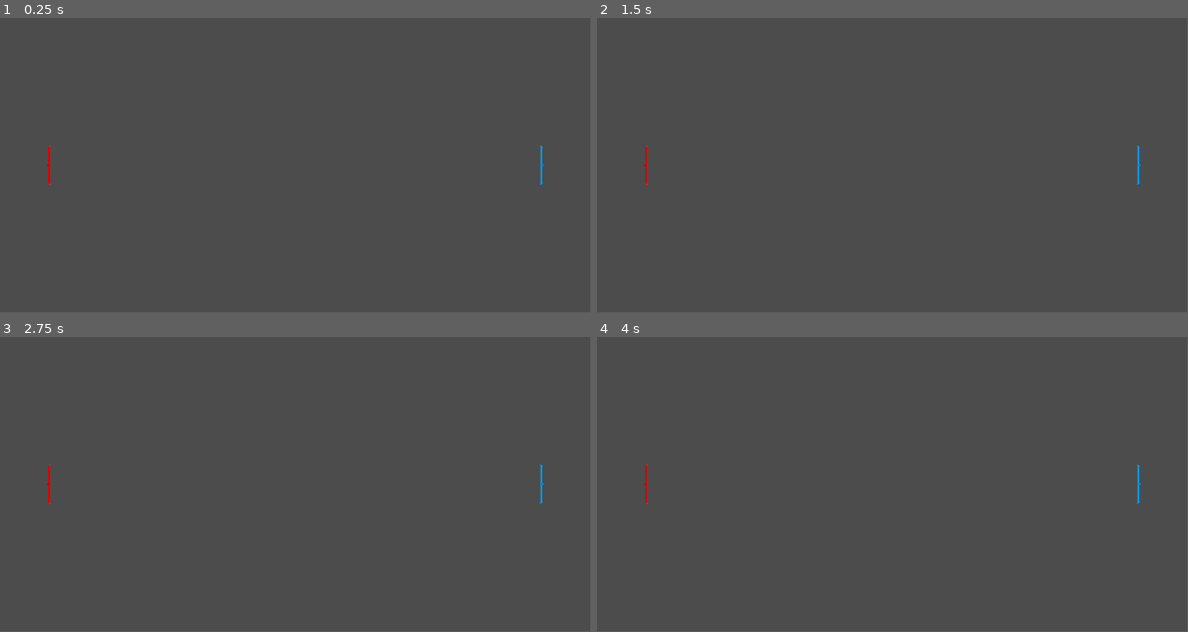
Above: before the commit, frames 1-4 (two rows, left to right).
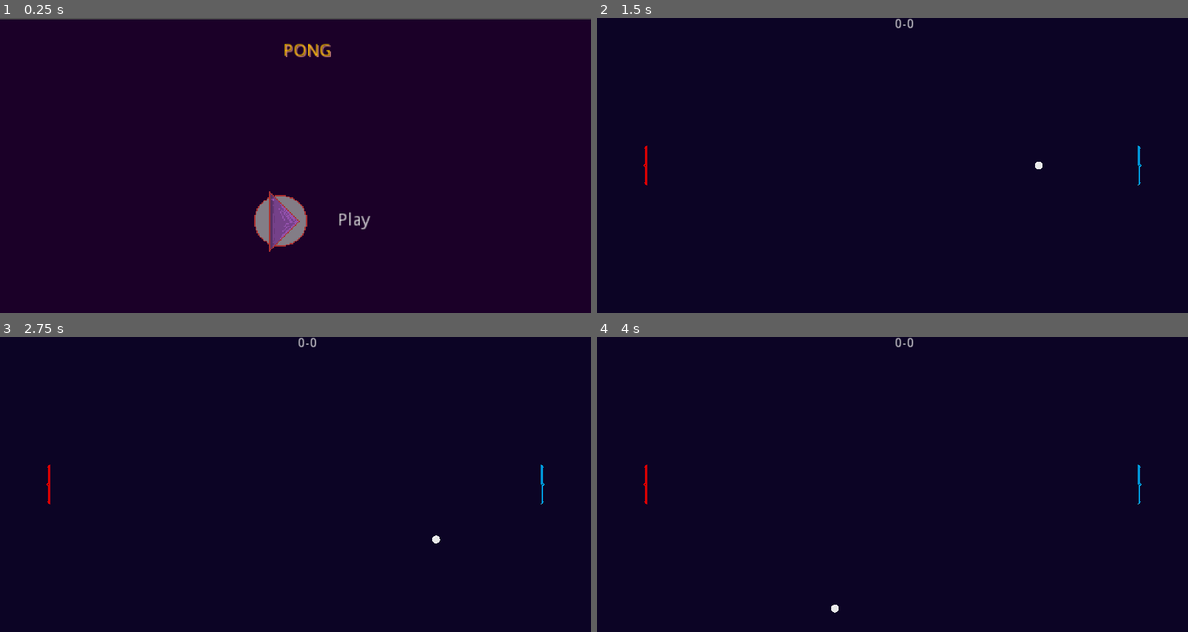
Above: after the commit, the same moments.

Repository: AngeloGi/Godot-Pong
Game: Godot game, scene res://MainMenu.tscn
The game is run twice, just before and just after one commit, with the same random seed, the same clock (stepped at 60 frames per second) and the same inputs. Before the commit the project starts from res://GameScreen.tscn.
Inputs (mouse positions are in pixels of both pictures, inside the frame that each line leads up to):
- Up to frame 1 (0.25 s): no input
- Up to frame 2 (1.5 s): click (910, 221) at 0.5 s, where only the run after the commit has a clickable "Play"; move the mouse to (1022, 150) at 1.27 s
- Up to frame 3 (2.75 s): tap Enter at 2 s; move the mouse to (177, 499) at 2.02 s
- Up to frame 4 (4 s): move the mouse to (951, 419) at 2.77 s; move the mouse to (862, 543) at 3.52 s
In our replay, the window is 799x399 before the commit and 800x400 after it. These sizes can differ from the game's own. Grey fills any space a smaller window leaves; there, only what the larger window draws over its background counts as a difference.

The runs differ from the first frame. In frame 1, 99% of the frame differs, in the area x 0-100%, y 0-100%; in frame 2, 100%; in frame 3, 100%; in frame 4, 100%.

Commit message:
Added ball and score

Diff:
--- /dev/null
+++ b/Project/Ball.gd
@@ -0,0 +1,58 @@
+extends KinematicBody2D
+
+var vec2d_Velocity = Vector2()
+var vec2d_VelocityNormal
+var bool_BallStartingSide = 1
+var object_Moving = null
+var justScored = false
+
+func _ready():
+	pass
+
+func _init():
+	spawnLocation()
+	startingSide()
+	vec2d_VelocityNormal = vec2d_Velocity.normalized() * 250
+	justScored = false
+
+func _physics_process(delta):
+	object_Moving = move_and_collide(vec2d_VelocityNormal * delta)
+	if object_Moving:
+		vec2d_VelocityNormal = vec2d_VelocityNormal.bounce(object_Moving.normal)
+		if vec2d_VelocityNormal.x < 800:
+			vec2d_VelocityNormal.x *= 1.03
+
+	if position.x < 0:
+		if !justScored:
+			justScored = true
+			yield(get_tree().create_timer(2),"timeout")
+			get_parent().increasePlayerScore(0)
+			vec2d_VelocityNormal.x = 0
+			vec2d_VelocityNormal.y = 0
+			object_Moving = null
+			vec2d_Velocity = Vector2()
+			_init()
+
+	if position.x > 960:
+		if !justScored:
+			justScored = true
+			yield(get_tree().create_timer(2),"timeout")
+			get_parent().increasePlayerScore(1)
+			vec2d_VelocityNormal.x = 0
+			vec2d_VelocityNormal.y = 0
+			object_Moving = null
+			vec2d_Velocity = Vector2()
+			_init()
+
+func spawnLocation (x = 480,y = 240): # starting position of the paddle
+	position.x = x
+	position.y = y
+
+func startingSide():
+	randomize()
+	bool_BallStartingSide = rand_range(0,1)
+	if bool_BallStartingSide <= 0.5:
+		bool_BallStartingSide = -1
+	else:
+		bool_BallStartingSide = 1
+	vec2d_Velocity.x = bool_BallStartingSide
--- /dev/null
+++ b/Project/Ball.tscn
@@ -0,0 +1,29 @@
+[gd_scene load_steps=4 format=2]
+
+[ext_resource path="res://Ball.gd" type="Script" id=1]
+[ext_resource path="res://Sprites/Ball.png" type="Texture" id=2]
+
+[sub_resource type="CircleShape2D" id=1]
+
+custom_solver_bias = 0.0
+radius = 10.0
+
+[node name="Ball" type="KinematicBody2D"]
+
+scale = Vector2( 0.2, 0.2 )
+input_pickable = false
+collision_layer = 1
+collision_mask = 1
+collision/safe_margin = 0.08
+script = ExtResource( 1 )
+_sections_unfolded = [ "Transform" ]
+
+[node name="PaddleSprite" type="Sprite" parent="." index="0"]
+
+texture = ExtResource( 2 )
+
+[node name="CollisionShape2D" type="CollisionShape2D" parent="." index="1"]
+
+scale = Vector2( 3.2, 3.2 )
+shape = SubResource( 1 )
+_sections_unfolded = [ "Transform" ]
--- a/Project/GameScreen.gd
+++ b/Project/GameScreen.gd
@@ -1,24 +1,35 @@
 extends Node
+
 var object_LeftPaddle = null
 var object_RightPaddle = null
+var object_Ball = null
+var int_LeftPlayerScore = 0
+var int_RightPlayerScore = 0
 
 func _ready():
 	object_LeftPaddle = load("res://Paddle.tscn").instance()
 	object_RightPaddle = load("res://Paddle.tscn").instance()
-
 	object_LeftPaddle.spawnLocation(80,240)
 	object_RightPaddle.spawnLocation(880,240)
-
 	object_LeftPaddle.setIsLeftPaddle(true)
 	object_RightPaddle.setIsLeftPaddle(false)
-
 	add_child(object_LeftPaddle)
 	add_child(object_RightPaddle)
 
-	pass
+	object_Ball = load("res://Ball.tscn").instance()
+	object_Ball.spawnLocation(480,240)
+	add_child(object_Ball)
 
 func _init():
 	pass
 
 func _process(delta):
 	pass
+
+func increasePlayerScore(player):
+	if player:
+		int_LeftPlayerScore += 1
+		$"Player Score".text = str(int_LeftPlayerScore) + "-" + str(int_RightPlayerScore)
+	else:
+		int_RightPlayerScore += 1
+		$"Player Score".text = str(int_LeftPlayerScore) + "-" + str(int_RightPlayerScore)
--- a/Project/GameScreen.tscn
+++ b/Project/GameScreen.tscn
@@ -1,7 +1,78 @@
-[gd_scene load_steps=2 format=2]
+[gd_scene load_steps=4 format=2]
 
 [ext_resource path="res://GameScreen.gd" type="Script" id=1]
 
-[node name="Node" type="Node"]
+[sub_resource type="RectangleShape2D" id=1]
+
+custom_solver_bias = 0.0
+extents = Vector2( 63.1585, 13.2739 )
+
+[sub_resource type="RectangleShape2D" id=2]
+
+custom_solver_bias = 0.0
+extents = Vector2( 300.114, 3.33514 )
+
+[node name="Node" type="Node" index="0"]
 
 script = ExtResource( 1 )
+
+[node name="StaticBody2D" type="StaticBody2D" parent="." index="0"]
+
+input_pickable = false
+collision_layer = 1
+collision_mask = 1
+constant_linear_velocity = Vector2( 0, 0 )
+constant_angular_velocity = 0.0
+friction = 1.0
+bounce = 0.0
+
+[node name="TopBouncer" type="CollisionShape2D" parent="StaticBody2D" index="0"]
+
+position = Vector2( 478.5, 0.3 )
+scale = Vector2( 7.56516, 0.25 )
+z_index = 1
+shape = SubResource( 1 )
+_sections_unfolded = [ "Transform" ]
+
+[node name="BottomBouncer" type="CollisionShape2D" parent="StaticBody2D" index="1"]
+
+position = Vector2( 479.473, 485.472 )
+scale = Vector2( 1.5764, 1 )
+shape = SubResource( 2 )
+
+[node name="GameBackground" type="ColorRect" parent="." index="1"]
+
+anchor_left = 0.0
+anchor_top = 0.0
+anchor_right = 1.0
+anchor_bottom = 1.0
+rect_pivot_offset = Vector2( 0, 0 )
+rect_clip_content = false
+mouse_filter = 0
+mouse_default_cursor_shape = 0
+size_flags_horizontal = 1
+size_flags_vertical = 1
+color = Color( 0.0491319, 0.017395, 0.148438, 1 )
+
+[node name="Player Score" type="Label" parent="." index="2"]
+
+anchor_left = 0.5
+anchor_top = 0.0
+anchor_right = 0.5
+anchor_bottom = 0.0
+margin_left = -40.0
+margin_right = 40.0
+margin_bottom = 48.0
+rect_scale = Vector2( 1.5, 1.5 )
+rect_pivot_offset = Vector2( 0, 0 )
+rect_clip_content = false
+mouse_filter = 2
+mouse_default_cursor_shape = 0
+size_flags_horizontal = 1
+size_flags_vertical = 4
+text = "0-0"
+align = 1
+percent_visible = 1.0
+lines_skipped = 0
+max_lines_visible = -1
+_sections_unfolded = [ "Rect" ]
--- a/Project/Paddle.gd
+++ b/Project/Paddle.gd
@@ -23,13 +23,25 @@
 	else:
 		$PaddleSprite.set_texture(texture_RightPaddle)
 		bool_IsLeftPaddle = false
+		self.rotate(3.1415)
 
 func _input(event):
 		if event is InputEventScreenDrag:
-			print(event.position.y)
 			if bool_IsLeftPaddle:
 				if event.position.x <= 480:
 					position.y = clamp(event.position.y,35,445)
 			else:
 				if event.position.x > 480:
 					position.y = clamp(event.position.y,35,445)
+
+func _on_BottomSpinnerArea_body_entered(body):
+	if bool_IsLeftPaddle:
+		body.vec2d_VelocityNormal.y = 130 + rand_range(-20,20)
+	else:
+		body.vec2d_VelocityNormal.y = -130 + rand_range(-20,20)
+
+func _on_TopSpinner_body_entered(body):
+	if bool_IsLeftPaddle:
+		body.vec2d_VelocityNormal.y = -130 + rand_range(-20,20)
+	else:
+		body.vec2d_VelocityNormal.y = 130 + rand_range(-20,20)
--- a/Project/Paddle.tscn
+++ b/Project/Paddle.tscn
@@ -6,22 +6,75 @@
 [sub_resource type="RectangleShape2D" id=1]
 
 custom_solver_bias = 0.0
-extents = Vector2( 10, 11.0122 )
+extents = Vector2( 9.8967, 308.745 )
 
-[node name="KinematicBody2D" type="KinematicBody2D" index="0"]
+[sub_resource type="RectangleShape2D" id=2]
 
+custom_solver_bias = 0.0
+extents = Vector2( 12.9051, 10 )
+
+[sub_resource type="RectangleShape2D" id=3]
+
+custom_solver_bias = 0.0
+extents = Vector2( 95.8291, 10 )
+
+[node name="KinematicBody2D" type="KinematicBody2D"]
+
+position = Vector2( 0.115982, 0 )
 input_pickable = false
 collision_layer = 1
 collision_mask = 1
 collision/safe_margin = 0.08
 script = ExtResource( 1 )
+_sections_unfolded = [ "Transform" ]
 
 [node name="CollisionShape2D" type="CollisionShape2D" parent="." index="0"]
 
-position = Vector2( 0.892937, -0.694979 )
-scale = Vector2( 0.109766, 2.8684 )
+position = Vector2( 1.57615, -0.100887 )
+scale = Vector2( 0.0521581, 0.0989363 )
 shape = SubResource( 1 )
+_sections_unfolded = [ "Transform" ]
 
 [node name="PaddleSprite" type="Sprite" parent="." index="1"]
 
 texture = ExtResource( 2 )
+
+[node name="BottomSpinnerArea" type="Area2D" parent="." index="2"]
+
+position = Vector2( 3.20778, 18.6718 )
+scale = Vector2( 0.0287763, 0.368077 )
+input_pickable = true
+gravity_vec = Vector2( 0, 1 )
+gravity = 98.0
+linear_damp = 0.1
+angular_damp = 1.0
+audio_bus_override = false
+audio_bus_name = "Master"
+
+[node name="BottomSpinnerCollision" type="CollisionShape2D" parent="BottomSpinnerArea" index="0"]
+
+position = Vector2( -3.15489, -4.06295 )
+scale = Vector2( -1.0891, 3.69378 )
+shape = SubResource( 2 )
+
+[node name="TopSpinner" type="Area2D" parent="." index="3"]
+
+position = Vector2( 4.44208, -18.4334 )
+scale = Vector2( 0.0324018, 0.358997 )
+input_pickable = true
+gravity_vec = Vector2( 0, 1 )
+gravity = 98.0
+linear_damp = 0.1
+angular_damp = 1.0
+audio_bus_override = false
+audio_bus_name = "Master"
+
+[node name="BottomSpinnerCollision" type="CollisionShape2D" parent="TopSpinner" index="0"]
+
+position = Vector2( -8.42513, 8.71215 )
+scale = Vector2( -0.166104, 3.80853 )
+shape = SubResource( 3 )
+
+[connection signal="body_entered" from="BottomSpinnerArea" to="." method="_on_BottomSpinnerArea_body_entered"]
+
+[connection signal="body_entered" from="TopSpinner" to="." method="_on_TopSpinner_body_entered"]
--- a/Project/project.godot
+++ b/Project/project.godot
@@ -11,17 +11,18 @@
 [application]
 
 config/name="Godot Pong"
-run/main_scene="res://GameScreen.tscn"
+run/main_scene="res://MainMenu.tscn"
 config/icon="res://icon.png"
 
 [display]
 
 window/size/width=960
 window/size/height=480
-window/size/resizable=false
 window/size/always_on_top=true
 window/handheld/emulate_touchscreen=true
 window/handheld/emulate_mouse_from_touch=false
+window/stretch/mode="2d"
+window/stretch/aspect="keep"
 
 [rendering]
 
Not shown: 1 places in Project/Paddle.tscn that only renumber resources
Binary file added: Project/Sprites/Ball.aseprite
Binary file added: Project/Sprites/Ball.png
Not shown, added: Project/Sprites/Ball.png.import
Binary file changed: Project/Sprites/PaddleRight.aseprite
Binary file changed: Project/Sprites/PaddleRight.png
Not shown, added: Project/export_presets.cfg
